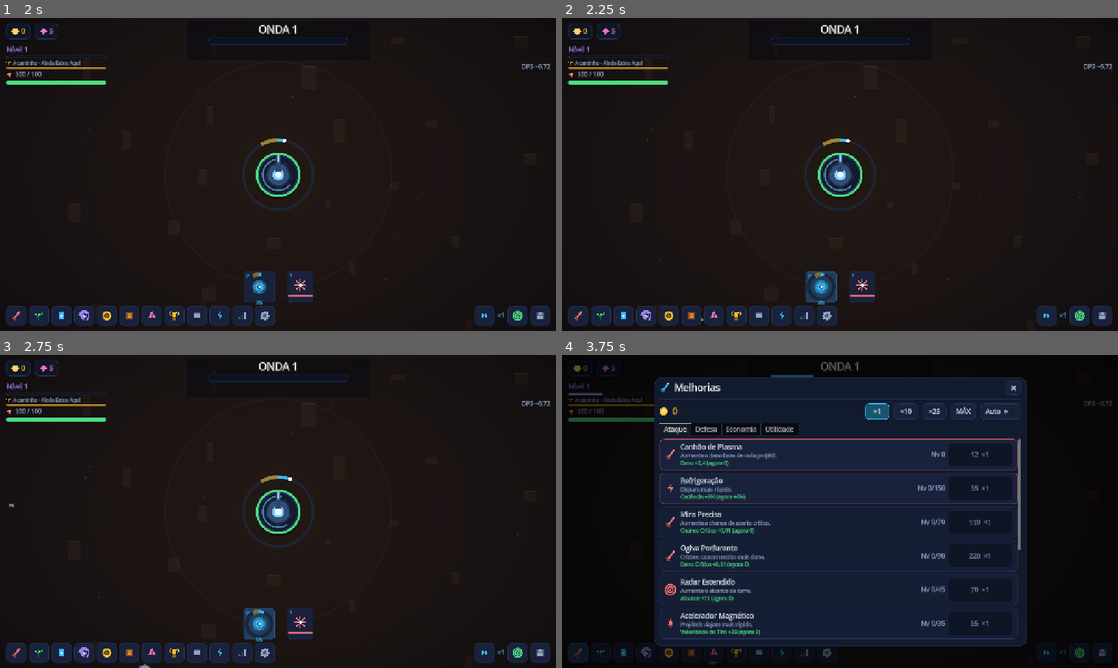
Above: before the commit, frames 1-4 (two rows, left to right).
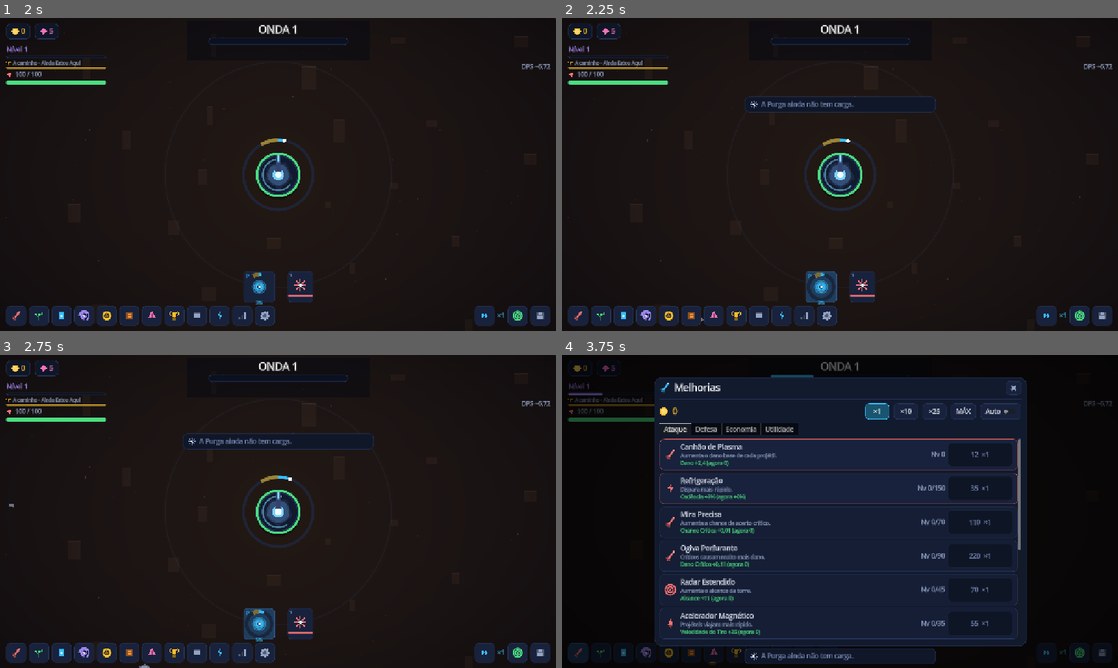
Above: after the commit, the same moments.

Repository: joabcostamd/joabcostamd
Game: Godot game, scene res://scenes/main.tscn
Same seed, same stepped clock (60 frames per second), same inputs: the game is played once before the commit and once after it.
Inputs (mouse positions are in pixels of both pictures, inside the frame that each line leads up to):
- Up to frame 1 (2 s): click (539, 315) at 0.5 s; click "COMEÇAR" at 1.25 s
- Up to frame 2 (2.25 s): click (823, 287) at 2 s
- Up to frame 3 (2.75 s): no input
- Up to frame 4 (3.75 s): click "1" at 2.75 s; click (578, 652) at 3.52 s

Frame 1 is identical in both runs. In frame 2, 0.5% of the frame differs, in the area x 32-68%, y 24-31%; in frame 3, 0.5%; in frame 4, 1.3%, in the area x 32-68%, y 93-99%.

Commit message:
feat: sete correcoes de juice, QoL e audio achadas por auditoria de 5 lentes
Uma auditoria de experiencia com cinco lentes (juice, QoL, engajamento,
audio, primeiros 10 minutos) devolveu 48 achados, 26 de alto impacto,
todos com arquivo e linha. Esta leva ataca os de maior impacto por menor
esforco:

1. O JUICE INTEIRO ANDAVA EM TEMPO DE JOGO. `Juice.atualizar` recebia o
   dt ja multiplicado por `Engine.time_scale` — e a camera lenta mexe
   nesse fator. `camera_lenta(0.25, 800)` congelava a tela por 3,2 s em
   vez de 0,8 s. Do outro lado, com turbo em 4x o flash e o tremor
   evaporavam em um quarto do tempo: o jogador acelerava e o feedback
   sumia bem quando havia mais coisa acontecendo. Agora anda no relogio
   de parede, como o motor de audio ja fazia.

2. O INIMIGO NAO REAGIA AO GOLPE. `e.tremor` era escrito a cada acerto e
   decaido uma vez por inimigo por quadro — custo pago todo frame — e
   NUNCA lido por quem desenha. Agora o corpo sacode e incha no impacto.
   A escala de acessibilidade e publicada por `Juice.escala` em vez de
   abrir excecao na regra do linter que exige um chamador unico de
   `forca_tremor()`.

3. A JANELA DOURADA DA PURGA ABRIA EM SILENCIO. E a unica acao que o jogo
   pede, dura ~2 s de um ciclo de 26 s, e os dois avisos eram visuais e
   perifericos: quem olhasse para a arena perdia a janela sem saber que
   ela abriu.

4. PURGA SEM CARGA nao dava retorno nenhum: som de clique e nada. Agora
   diz que o nucleo esta vazio.

5. PERDER O COMBO era mudo e invisivel; o unico ouvinte no repositorio
   era `_combo = 0` no audio. Perder o que se estava construindo precisa
   ser sentido, senao nao ha por que proteger.

6. SHIFT COMPRAR O MAXIMO estava no InputMap e ANUNCIADO no painel de
   Configuracoes nos dois idiomas, e nenhum codigo lia a acao. O jogo
   prometia um atalho que nao existia.

7. AUDIO: o decaimento do envelope era uma rampa RETA — som real perde
   energia rapido no comeco e devagar no fim. Uma linha (decaimento
   quadratico) muda os 36 efeitos de uma vez. E o layout nao tinha UM
   efeito de barramento: agora tem limitador no Master (a Purga somava
   dezenas de vozes e recortava) e uma cauda curta de reverb no SFX, para
   o campo ter tamanho. Montados em codigo, porque neste projeto os
   formatos da engine sao gerados pela engine.

Portoes: verificar, lint, validar_dados, testes (368) e soak, todos PASS.

Co-Authored-By: Claude Opus 5 <noreply@anthropic.com>
Claude-Session: https://claude.ai/code/session_01KjywRohvpoYfEskZwwMkww

Diff:
--- a/torre-eterna/data/i18n/hud.json
+++ b/torre-eterna/data/i18n/hud.json
@@ -82,5 +82,9 @@
   "hud_proximo_dica": {
     "pt": "A conquista mais perto de cair. O jogo tem 85 delas — esta é a que você já está quase alcançando.",
     "en": "The achievement closest to unlocking. The game has 85 — this is the one you are nearly at."
+  },
+  "purga_sem_carga": {
+    "pt": "O núcleo ainda está vazio. Deixe carregar.",
+    "en": "The core is still empty. Let it charge."
   }
 }
--- a/torre-eterna/scripts/audio/audio_engine.gd
+++ b/torre-eterna/scripts/audio/audio_engine.gd
@@ -53,6 +53,7 @@
 	catalogo = Sfx.catalogo()
 	musica = Musica.new(self)
 	_montar_fila()
+	_montar_efeitos()
 	_criar_vozes()
 	_ligar_sinais()
 
@@ -91,6 +92,36 @@
 	return clampf(1.0 - float(_fila.size()) / total, 0.0, 1.0)
 
 ## Linha de depuração: o que a trilha está fazendo agora.
+## Efeitos de barramento, montados em codigo.
+##
+## O layout tinha Master, SFX e Musica e NENHUM efeito: `grep AudioEffect` no
+## repositorio inteiro nao devolvia nada. Duas consequencias audiveis: a Purga
+## somando dezenas de vozes recortava no Master (distorcao suja, nao a boa), e
+## os sons soavam colados no rosto — sem nenhuma cauda, o campo de batalha nao
+## tinha tamanho.
+##
+## Montado aqui em vez de no `.tres` porque neste projeto os formatos da engine
+## sao gerados pela engine, nunca editados como texto.
+func _montar_efeitos() -> void:
+	var master := AudioServer.get_bus_index("Master")
+	if master >= 0 and AudioServer.get_bus_effect_count(master) == 0:
+		var lim := AudioEffectLimiter.new()
+		lim.ceiling_db = -1.0
+		lim.threshold_db = -6.0
+		lim.soft_clip_db = 2.0
+		AudioServer.add_bus_effect(master, lim)
+	var sfx := AudioServer.get_bus_index("SFX")
+	if sfx >= 0 and AudioServer.get_bus_effect_count(sfx) == 0:
+		# Cauda curta e discreta: da tamanho ao campo sem embolar o ataque, que
+		# e o que faz um tiro soar preciso.
+		var rev := AudioEffectReverb.new()
+		rev.room_size = 0.55
+		rev.wet = 0.16
+		rev.dry = 1.0
+		rev.damping = 0.6
+		rev.spread = 0.7
+		AudioServer.add_bus_effect(sfx, rev)
+
 func _criar_vozes() -> void:
 	for i in VOZES:
 		var p := AudioStreamPlayer2D.new()
--- a/torre-eterna/scripts/audio/synth.gd
+++ b/torre-eterna/scripts/audio/synth.gd
@@ -260,7 +260,12 @@
 		if i < i_atk:
 			env = float(i) / float(i_atk)
 		elif i < i_dec:
-			env = lerpf(1.0, sus, float(i - i_atk) / float(i_dec - i_atk))
+			# Decaimento QUADRATICO, nao reto. Som real perde energia rapido no
+			# comeco e devagar no fim; a rampa reta soa sintetica e mole, e essa
+			# unica linha muda os 36 efeitos do catalogo de uma vez, sem tocar
+			# em receita nenhuma.
+			var k := 1.0 - float(i - i_atk) / float(i_dec - i_atk)
+			env = sus + (1.0 - sus) * k * k
 		elif i < i_rel:
 			env = sus
 		else:
--- a/torre-eterna/scripts/render/art_enemy.gd
+++ b/torre-eterna/scripts/render/art_enemy.gd
@@ -7,6 +7,19 @@
 static func desenhar(ci: CanvasItem, e: Inimigo, t: float, detalhe: float = 1.0) -> void:
 	var p := e.pos - Vector2(0, e.altura)
 	var r := e.raio
+	# O GOLPE TEM QUE APARECER NO ALVO. `e.tremor` era escrito a cada acerto
+	# (combat.gd) e decaido uma vez por inimigo por quadro (atualizar_status) —
+	# custo pago todo frame — e NUNCA lido por ninguem que desenha. O inimigo
+	# absorvia o tiro sem se mexer: o impacto acontecia nos numeros e nas
+	# particulas, nunca no corpo de quem apanhou.
+	#
+	# Sacode na horizontal e achata na vertical (squash), que e como um corpo
+	# reage a pancada. Respeita "movimento reduzido" pelo mesmo filtro do tremor
+	# de camera (publicada em `Juice.escala`), senao a opcao continuaria meia-verdade.
+	var tr := e.tremor * Juice.escala
+	if tr > 0.001:
+		p += Vector2(sin(t * 97.0 + e.fase_anim) * tr * 4.5, cos(t * 83.0 + e.fase_anim) * tr * 2.0)
+		r *= 1.0 + tr * 0.10
 	var pulso := 1.0 + sin(t * 3.0 + e.fase_anim) * 0.05
 	var entrada := 1.0
 	if e.entrada > 0.0:
--- a/torre-eterna/scripts/render/juice.gd
+++ b/torre-eterna/scripts/render/juice.gd
@@ -25,6 +25,22 @@
 ## "Movimento reduzido" promete zerar o tremor e o slider promete camera imovel
 ## em 0%: com dez de onze caminhos escapando, as duas promessas eram falsas.
 ## Filtrar no unico ponto por onde todos passam e o que torna a opcao real.
+## Relogio de parede do juice: ver `atualizar()`.
+var _ms_anterior := Time.get_ticks_msec()
+
+## A escala de tremor, publicada para quem DESENHA.
+##
+## A regra do projeto (cobrada pelo linter) e que `Cfg.forca_tremor()` tenha um
+## unico chamador, aqui — foi assim que "movimento reduzido" deixou de ser meia
+## verdade, quando dez de onze caminhos passavam por fora da opcao. Mas o tremor
+## do CORPO do inimigo e desenhado em `art_enemy.gd`, que e estatico e nao tem a
+## instancia do Juice. Em vez de abrir excecao na regra, o Juice publica o valor
+## e quem desenha le daqui. O ponto unico continua sendo um so.
+static var escala := 1.0
+
+static func atualizar_escala() -> void:
+	escala = Cfg.forca_tremor()
+
 func tremer(amplitude: float, duracao: float) -> void:
 	amplitude *= Cfg.forca_tremor()
 	if amplitude <= 0.001:
@@ -47,9 +63,24 @@
 	Engine.time_scale = clampf(escala, 0.05, 8.0)
 	_timer_lenta = ms / 1000.0
 
+## O juice anda em TEMPO REAL, nao em tempo de jogo.
+##
+## `dt` aqui chega de `_process`, ja multiplicado por `Engine.time_scale` — e a
+## camera lenta mexe justamente nesse fator. Com `camera_lenta(0.25, 800)` o
+## relogio que devia contar 0,8 s recebia dt/4 e contava 3,2 s: um chefe morrendo
+## congelava a tela por mais de tres segundos. Do outro lado, com o turbo em 4x
+## o flash e o tremor evaporavam em um quarto do tempo — o jogador acelerava o
+## jogo e o feedback sumia junto, bem quando havia MAIS coisa acontecendo.
+##
+## O motor de audio ja resolvia assim (dt derivado do relogio do sistema); o
+## juice nao. Agora os dois medem o mesmo segundo.
 func atualizar(dt: float, velocidade_base: float) -> void:
+	atualizar_escala()
+	var agora := Time.get_ticks_msec()
+	var dt_real := clampf(float(agora - _ms_anterior) / 1000.0, 0.0, 0.1)
+	_ms_anterior = agora
 	if tremor_t > 0.0:
-		tremor_t -= dt
+		tremor_t -= dt_real
 		var k := clampf(tremor_t / maxf(0.001, tremor_dur), 0.0, 1.0)
 		var amp := tremor_amp * k * k
 		offset = Vector2(rng.entre(-amp, amp), rng.entre(-amp, amp))
@@ -57,14 +88,14 @@
 			tremor_amp = 0.0
 			offset = Vector2.ZERO
 	else:
-		offset = offset.lerp(Vector2.ZERO, minf(1.0, dt * 12.0))
+		offset = offset.lerp(Vector2.ZERO, minf(1.0, dt_real * 12.0))
 
-	zoom = lerpf(zoom, zoom_alvo, minf(1.0, dt * 9.0))
-	flash_forca = maxf(0.0, flash_forca - dt * 3.2)
-	aberracao = maxf(0.0, aberracao - dt * 4.0)
+	zoom = lerpf(zoom, zoom_alvo, minf(1.0, dt_real * 9.0))
+	flash_forca = maxf(0.0, flash_forca - dt_real * 3.2)
+	aberracao = maxf(0.0, aberracao - dt_real * 4.0)
 
 	if _timer_lenta > 0.0:
-		_timer_lenta -= dt
+		_timer_lenta -= dt_real
 		if _timer_lenta <= 0.0:
 			Engine.time_scale = velocidade_base
 
--- a/torre-eterna/scripts/render/view_campo.gd
+++ b/torre-eterna/scripts/render/view_campo.gd
@@ -47,6 +47,7 @@
 	Bus.missao_concluida.connect(func(_id): _celebrar(Color("#4ade80"), 0.12, 4.0, 0.015))
 	Bus.carta_caiu.connect(_ao_carta)
 	Bus.onda_falhou.connect(_ao_onda_falhou)
+	Bus.combo_quebrou.connect(_ao_combo_quebrou)
 	Bus.prestigio_feito.connect(func(_c, _g): particulas.limpar(); numeros.limpar())
 
 func _ao_atingir(e, dano_log: float, critico: bool, elemento: String) -> void:
@@ -138,6 +139,17 @@
 
 func _ao_carta(_inst) -> void:
 	_celebrar(Color("#38bdf8"), 0.14, 3.5, 0.015)
+
+## Perder o combo era mudo E invisivel: o unico ouvinte no repositorio inteiro
+## era `_combo = 0` no motor de audio, que so servia para o sino do ouro voltar
+## ao tom grave. O jogador via o multiplicador sumir do HUD sem nada marcando o
+## momento — e perder algo que se estava construindo e justamente o que precisa
+## ser sentido, senao nao ha por que proteger.
+func _ao_combo_quebrou() -> void:
+	var c: Vector2 = jogo.arena.centro
+	particulas.estilhaco(c, Color("#f43f5e"), 14, 260.0)
+	particulas.anel(c, Color(0.55, 0.25, 0.32, 0.75), 60.0, 0.3, 2.0)
+	juice.tremer(5.0, 0.18)
 
 func _ao_onda_falhou(_n: int) -> void:
 	juice.flash(Color("#f43f5e"), 0.26)
--- a/torre-eterna/scripts/sim/mecanicas.gd
+++ b/torre-eterna/scripts/sim/mecanicas.gd
@@ -37,7 +37,15 @@
 	if not bool(j.s["torre"]["viva"]):
 		return
 	var vel: float = 1.0 / PURGA_TEMPO_BASE * (1.0 + float(j.stats.n("cdr")))
-	p["carga"] = float(p["carga"]) + vel * dt
+	var carga_antes := float(p["carga"])
+	p["carga"] = carga_antes + vel * dt
+	# A JANELA DOURADA ABRIA EM SILÊNCIO. A Purga é a única coisa que o jogo pede
+	# do jogador, a janela perfeita dura ~2 s de um ciclo de 26 s, e os dois
+	# avisos existentes eram visuais e periféricos: um anel no botão, no canto.
+	# Quem estivesse olhando para a arena — que é onde o jogo acontece — perdia a
+	# janela sem nunca saber que ela abriu. Agora ela toca.
+	if carga_antes < PURGA_JANELA_PERFEITA and float(p["carga"]) >= PURGA_JANELA_PERFEITA:
+		Bus.habilidade_pronta.emit("purga")
 	if float(p["brilho"]) > 0.0:
 		p["brilho"] = maxf(0.0, float(p["brilho"]) - dt * 2.0)
 
@@ -84,6 +92,12 @@
 	var p := estado_purga(s)
 	var carga := float(p["carga"])
 	if carga < 0.12:
+		# Clicar sem carga fazia SOM DE CLIQUE e nada mais: o jogador não sabia
+		# se o botão estava quebrado, se a habilidade não existia, ou se ele
+		# tinha feito algo errado. Silêncio depois de uma ação é a pior resposta
+		# possível — pior que negar.
+		if not automatica:
+			Bus.toast(Txt.t("purga_sem_carga"), "bloqueado", "nova")
 		return false
 
 	var q := forcar_qualidade
--- a/torre-eterna/scripts/ui/panel_upgrades.gd
+++ b/torre-eterna/scripts/ui/panel_upgrades.gd
@@ -162,7 +162,10 @@
 	return "torre"
 
 func _comprar(id: String) -> void:
-	var qtd = "max" if lote < 0 else lote
+	# SHIFT COMPRA O MAXIMO. A acao `comprar_max` esta no InputMap (bootstrap.gd)
+	# e o painel de Configuracoes ANUNCIA o atalho ao jogador, nos dois idiomas
+	# — e nenhum codigo lia a acao. O jogo prometia um atalho que nao existia.
+	var qtd = "max" if (lote < 0 or Input.is_action_pressed("comprar_max")) else lote
 	var n: int = jogo.comprar_upgrade(id, qtd)
 	if n > 0:
 		if linhas.has(id):
Not shown, changed: torre-eterna/README.md
Not shown, changed: torre-eterna/docs/QUALIDADE.md
